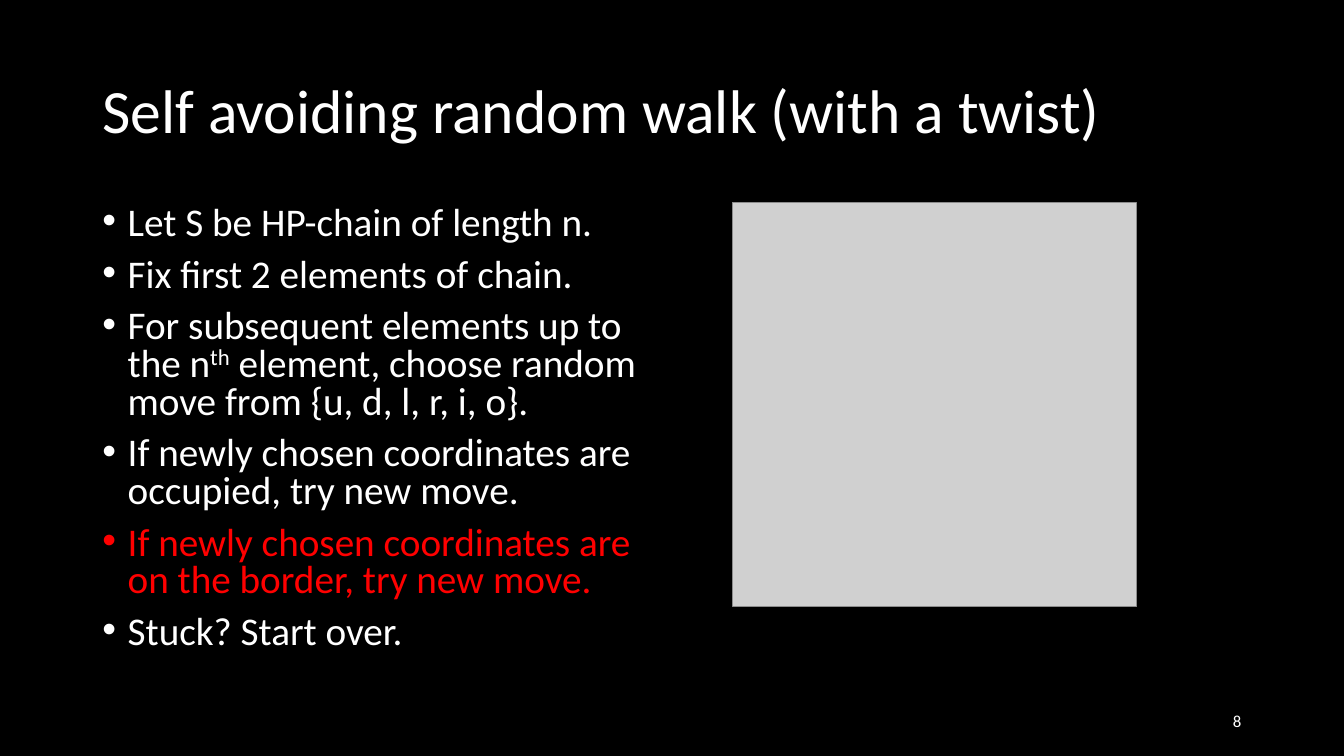
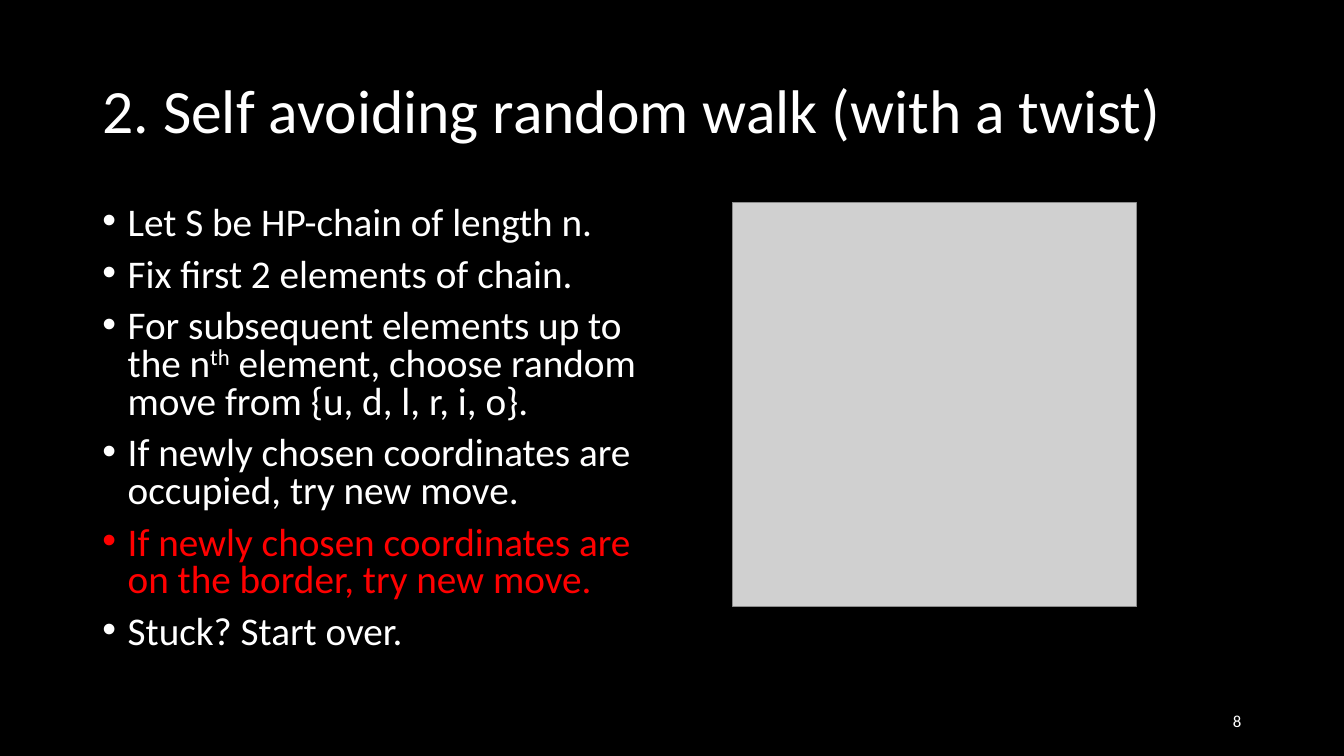
Before and after one commit to Loek21/Protein-Pow-d-er, a slide deck: slide 8 of Documentation/PPP, Week 2, Meeting 1.pptx. Drawn at 1344x756 pixels with LibreOffice and Linux fonts; fonts in the diff are those of the drawing; grey boxes stand for pictures. Boxes give left, top, right and bottom in pixels: in the first picture for what was removed or moved away, otherwise in the second. Text is boxed around its words. In the diff, an @@ line names an element or a change of style, - is before the commit and + after.

Commit message:
PPP: Update
Done:
My slides
Numbering of titles
Added few pictures in my slides
Reformatted presentationformat slide
Removed Datastructure reminder slide

```diff
--- a/Documentation/PPP, Week 2, Meeting 1.pptx
+++ b/Documentation/PPP, Week 2, Meeting 1.pptx
@@ title at bbox=[102, 88, 1160, 144]: text changed @@
-Self avoiding random walk (with a twist)
+2. Self avoiding random walk (with a twist)
```
Also in this commit, not shown: 14 other slides changed, 2 other files.
